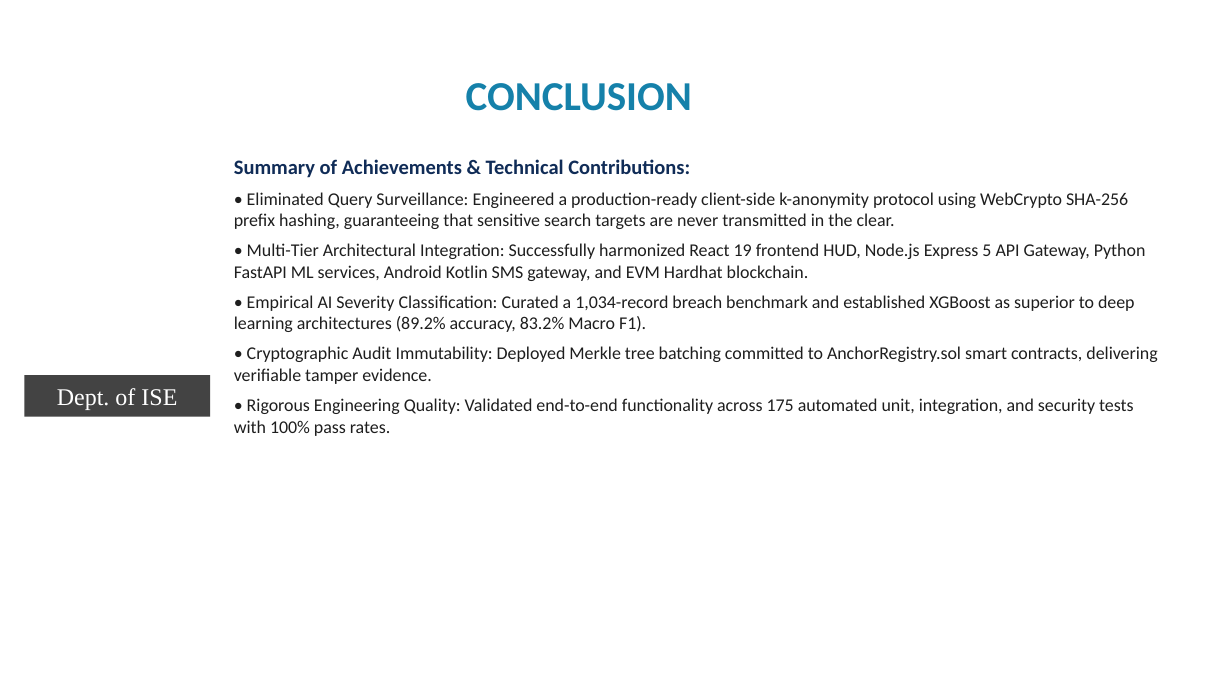
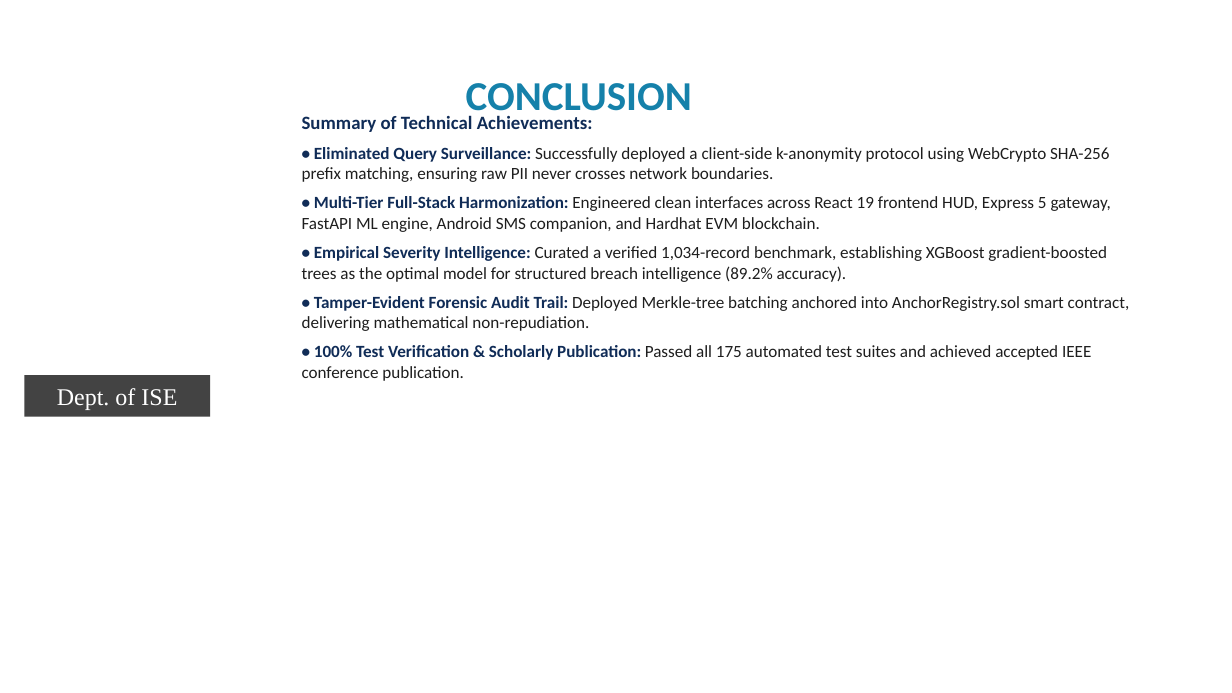
Before and after one commit to premkumarteli/OSINT-BreachShield, a slide deck: slide 12 of docs/Phase2/BreachShield_Final_Phase2_Presentation.pptx. Drawn at 1232x693 pixels with LibreOffice and Linux fonts; fonts in the diff are those of the drawing; background and template pictures are left out. Boxes give left, top, right and bottom in pixels: in the first picture for what was removed or moved away, otherwise in the second. Text is boxed around its words. In the diff, an @@ line names an element or a change of style, - is before the commit and + after.

```diff
--- a/docs/Phase2/BreachShield_Final_Phase2_Presentation.pptx
+++ b/docs/Phase2/BreachShield_Final_Phase2_Presentation.pptx
@@ text at (302,115,1130,381): text changed; size 10.5 to 10 pt @@
-Summary of Achievements & Technical Contributions:
-• Eliminated Query Surveillance: Engineered a production-ready client-side k-anonymity protocol using WebCrypto SHA-256 prefix hashing, guaranteeing that sensitive search targets are never transmitted in the clear.
-• Multi-Tier Architectural Integration: Successfully harmonized React 19 frontend HUD, Node.js Express 5 API Gateway, Python FastAPI ML services, Android Kotlin SMS gateway, and EVM Hardhat blockchain.
-• Empirical AI Severity Classification: Curated a 1,034-record breach benchmark and established XGBoost as superior to deep learning architectures (89.2% accuracy, 83.2% Macro F1).
-• Cryptographic Audit Immutability: Deployed Merkle tree batching committed to AnchorRegistry.sol smart contracts, delivering verifiable tamper evidence.
-• Rigorous Engineering Quality: Validated end-to-end functionality across 175 automated unit, integration, and security tests with 100% pass rates.
+Summary of Technical Achievements:
+• Eliminated Query Surveillance: Successfully deployed a client-side k-anonymity protocol using WebCrypto SHA-256 prefix matching, ensuring raw PII never crosses network boundaries.
+• Multi-Tier Full-Stack Harmonization: Engineered clean interfaces across React 19 frontend HUD, Express 5 gateway, FastAPI ML engine, Android SMS companion, and Hardhat EVM blockchain.
+• Empirical Severity Intelligence: Curated a verified 1,034-record benchmark, establishing XGBoost gradient-boosted trees as the optimal model for structured breach intelligence (89.2% accuracy).
+• Tamper-Evident Forensic Audit Trail: Deployed Merkle-tree batching anchored into AnchorRegistry.sol smart contract, delivering mathematical non-repudiation.
+• 100% Test Verification & Scholarly Publication: Passed all 175 automated test suites and achieved accepted IEEE conference publication.
```
Also in this commit, not shown: 14 other slides changed.
